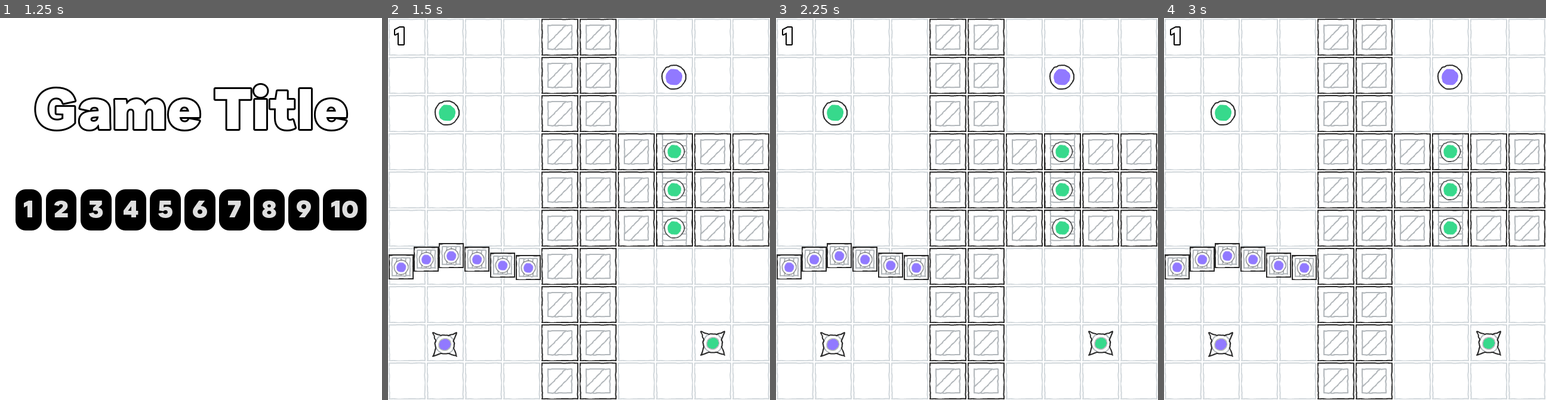
Above: before the commit, frames 1-4 (left to right).
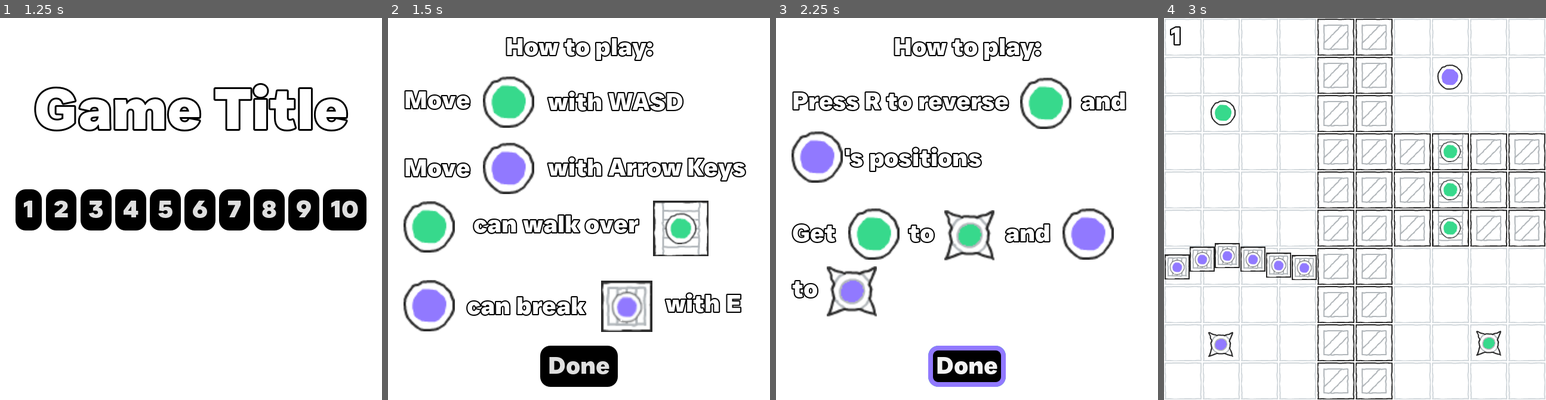
Above: after the commit, the same moments.

Repository: nath-ellis/circle-reversal
Game: Godot game, scene res://scenes/menu.tscn
Same seed, same stepped clock (60 frames per second), same inputs: the game is played once before the commit and once after it.
Inputs (mouse positions are in pixels of both pictures, inside the frame that each line leads up to):
- Up to frame 1 (1.25 s): click "Play" at 0.5 s
- Up to frame 2 (1.5 s): click "1" at 1.25 s
- Up to frame 3 (2.25 s): click (967, 365) at 2 s, where only the run after the commit has a clickable "Done"
- Up to frame 4 (3 s): click (1355, 365) at 2.75 s, where only the run after the commit has a clickable "Done"

Frame 1 is identical in both runs. In frame 2, 29% of the frame differs, in the area x 0-100%, y 0-100%; in frame 3, 28%; in frame 4, nothing differs.

Commit message:
Re-enabled the tutorial and fixed typo

Diff:
--- a/scenes/levels/level_one.tscn
+++ b/scenes/levels/level_one.tscn
@@ -302,7 +302,6 @@
 text = "1"
 
 [node name="Tutorial" type="Control" parent="."]
-visible = false
 layout_mode = 3
 anchors_preset = 0
 offset_right = 640.0
--- a/scripts/level.gd
+++ b/scripts/level.gd
@@ -63,7 +63,7 @@
 
 		block = true
 
-		# Renable collisions
+		# Re-enable collisions
 		enable_goal_collision()
 		enable_goal_collision(2)
 		enable_pathway_collision()
